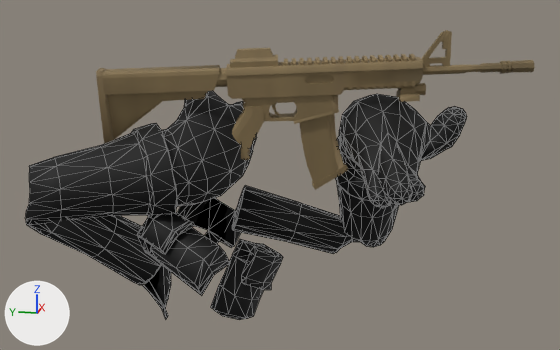
An edit to the glTF model assets/viewmodel/_mounted_preview.glb, drawn before and after from the same camera.
Rendered twice from a camera (50 mm lens) standing at (-1.65, -0.727, 0.092) and looking at (-0.036, -0.404, -0.311). Every picture has the same lights, and +X, +Y and +Z are marked at lower left. The older version comes first. Mesh edges are drawn as thin lines on the coarser meshes. Vertices at exactly the same position are counted once.

The older version as bpy lines, for what is in view:
```python
me_cube_160 = bpy.data.meshes.new('Cube.160')
me_cube_160.from_pydata(...)  # 837 vertices, 1475 faces; spans x -0.025..0.025, y -0.646..0.254, z -0.097..0.237
me_cube_160.materials.append(mat_ts_ar77)  # picture img_ar77_atlas
me_fparms = bpy.data.meshes.new('FPArms')
me_fparms.from_pydata(...)  # 972 vertices, 1915 faces; spans x -0.307..0.231, y -0.793..0.071, z -0.678..-0.12
me_fparms.materials.append(mat_ts_viewmodel)  # picture img_atlas
ob_ar77 = bpy.data.objects.new('ar77', me_cube_160)
ob_ar77.parent = ob_weaponmount
ob_ar77.location = (0.0, 0.0, 0.0)
ob_fparms = bpy.data.objects.new('FPArms', me_fparms)
ob_fparms.location = (0.0, 0.0, 0.0)
```
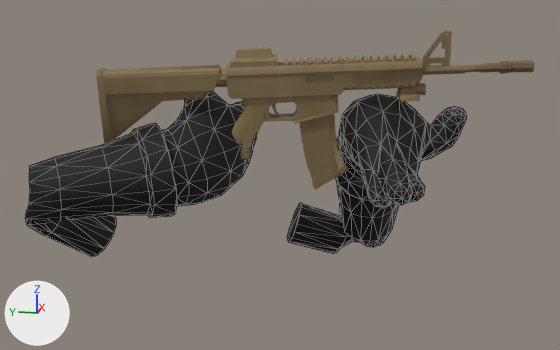
What changed in the scene script:
```text
Change me_fparms:
    used by ob_fparms; location = (0.0, 0.0, 0.0)
    remove me_fparms.from_pydata(...)  # 972 vertices, 1915 faces; spans x -0.307..0.231, y -0.793..0.071, z -0.678..-0.12
    add me_fparms.from_pydata(...)  # 776 vertices, 1544 faces; spans x -0.307..0.231, y -0.793..0.071, z -0.559..-0.12
    me_fparms part 1: the loose piece of 65 vertices spanning x -0.269..-0.118, y -0.333..-0.138, z -0.516..-0.357 is deleted
    me_fparms part 2: the loose piece of 65 vertices spanning x -0.061..0.075, y -0.398..-0.239, z -0.678..-0.478 is deleted
    me_fparms part 3: the loose piece of 17 vertices spanning x 0.099..0.182, y -0.281..-0.104, z -0.574..-0.388 is deleted
    me_fparms part 4: the loose piece of 17 vertices spanning x -0.176..-0.01, y -0.182..-0.109, z -0.621..-0.484 is deleted
    me_fparms part 5
    16 vertices are removed from x 0.058..0.171, y -0.292..-0.247, z -0.492..-0.381
    46 faces are deleted
    14 new faces join them
    me_fparms part 6
    16 vertices are removed from x -0.13..-0.038, y -0.16..-0.062, z -0.557..-0.46
    46 faces are deleted
    14 new faces join them
    me_fparms part 7: 1372 kept faces spanning x -0.307..0.231, y -0.793..0.071, z -0.559..-0.12 get new texture (UV) coordinates
```

Changed parts and their boxes [x1, y1, x2, y2] in the pictures (560 x 350 px):
'FPArms', reshaped (27% shorter)
    before: [25, 91, 467, 320]
    after: [25, 91, 467, 257]
part 1 of me_fparms, deleted
    before: [137, 212, 230, 296]
part 2 of me_fparms, deleted
    before: [211, 239, 283, 320]
part 3 of me_fparms, deleted
    before: [177, 198, 241, 247]
part 4 of me_fparms, deleted
    before: [142, 265, 171, 319]
part 5 of me_fparms, cut back
    before: [232, 186, 301, 242]
    after: [288, 203, 301, 242]
part 6 of me_fparms, cut back
    before: [92, 216, 161, 285]
part 7 of me_fparms, surface changed
    both: [89, 195, 303, 257]
